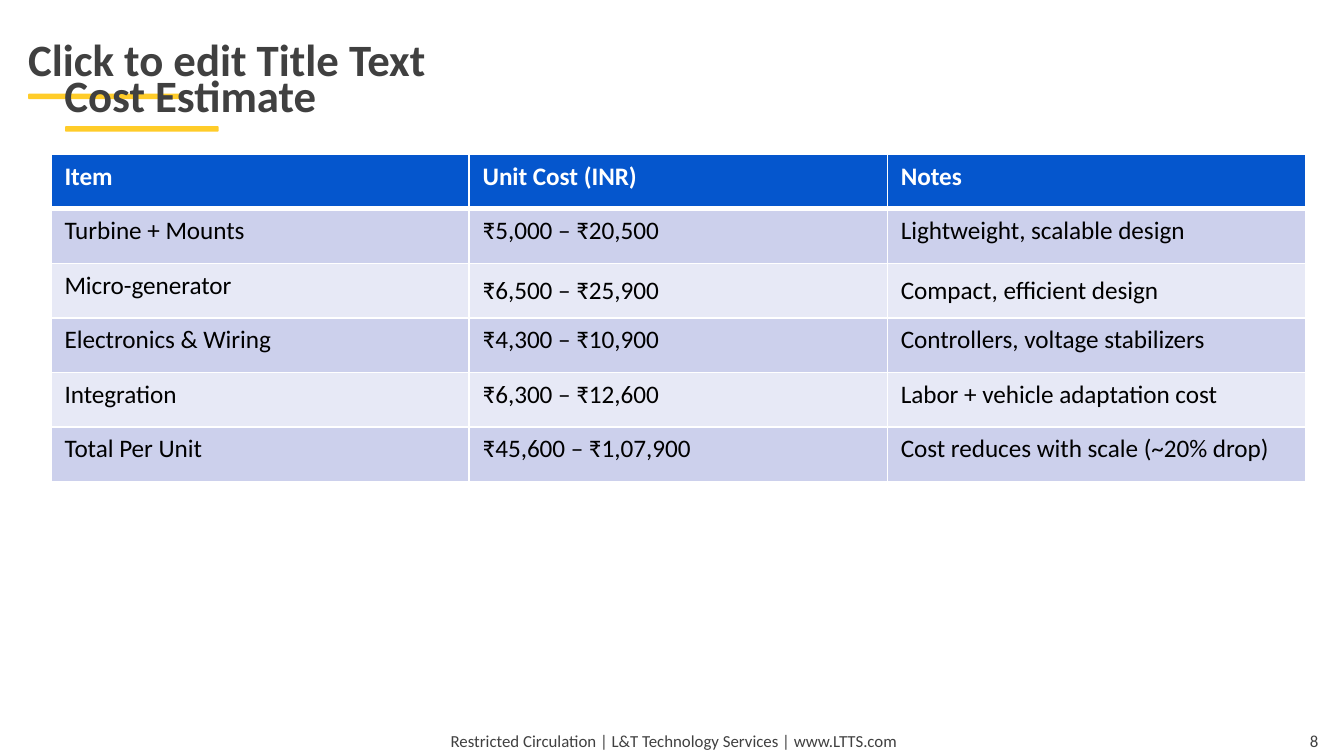
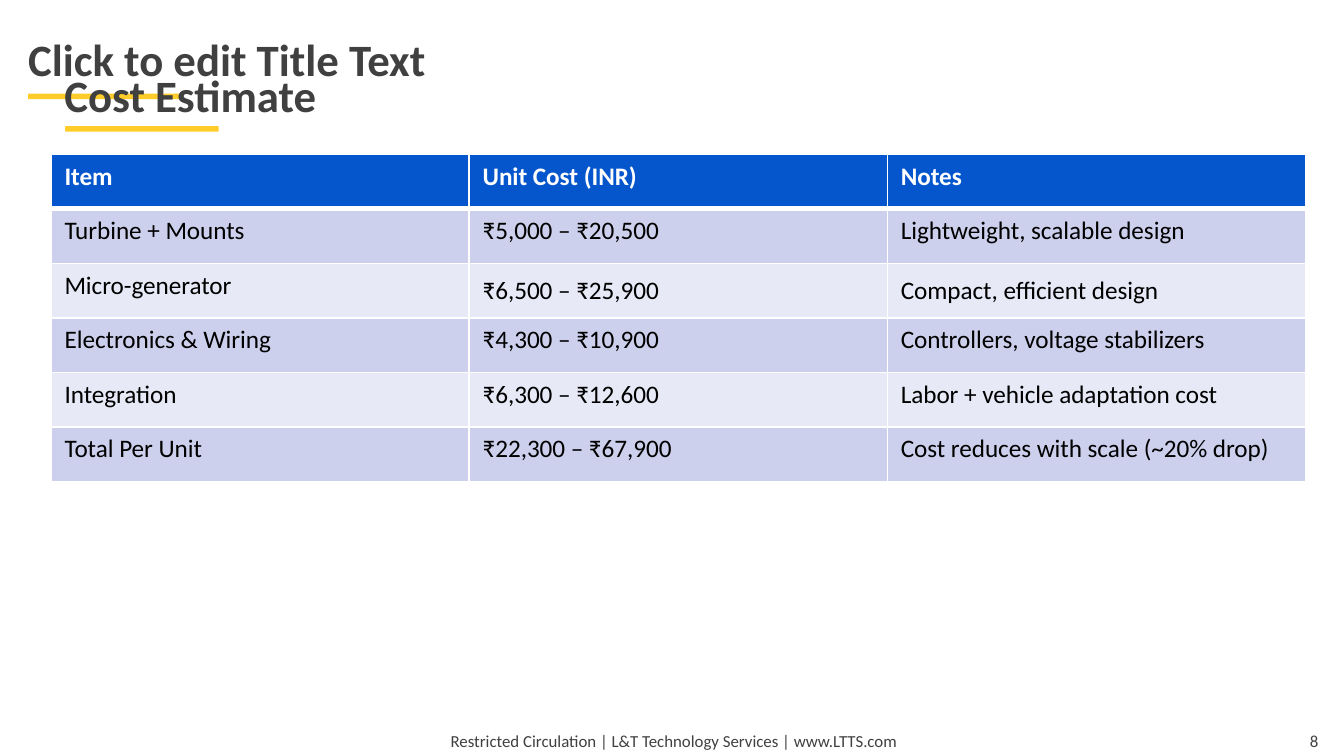
Before and after one commit to CodeCraftsman-Jr/TechgiumProject, a slide deck: slide 8 of PPT/PID_TG08_TG8_PresentationRound.pptx. Drawn at 1344x756 pixels with LibreOffice and Linux fonts; fonts in the diff are those of the drawing; background and template pictures are left out. Boxes give left, top, right and bottom in pixels: in the first picture for what was removed or moved away, otherwise in the second. Text is boxed around its words. In the diff, an @@ line names an element or a change of style, - is before the commit and + after.

```diff
--- a/PPT/PID_TG08_TG8_PresentationRound.pptx
+++ b/PPT/PID_TG08_TG8_PresentationRound.pptx
@@ table at (51, 155, 1305, 481) @@
-row 6, column 2: ₹45,600 – ₹1,07,900
+row 6, column 2: ₹22,300 – ₹67,900
```
Also in this commit, not shown: 2 other slides changed, 1 slide added, 2 slides removed, 1 other file.
